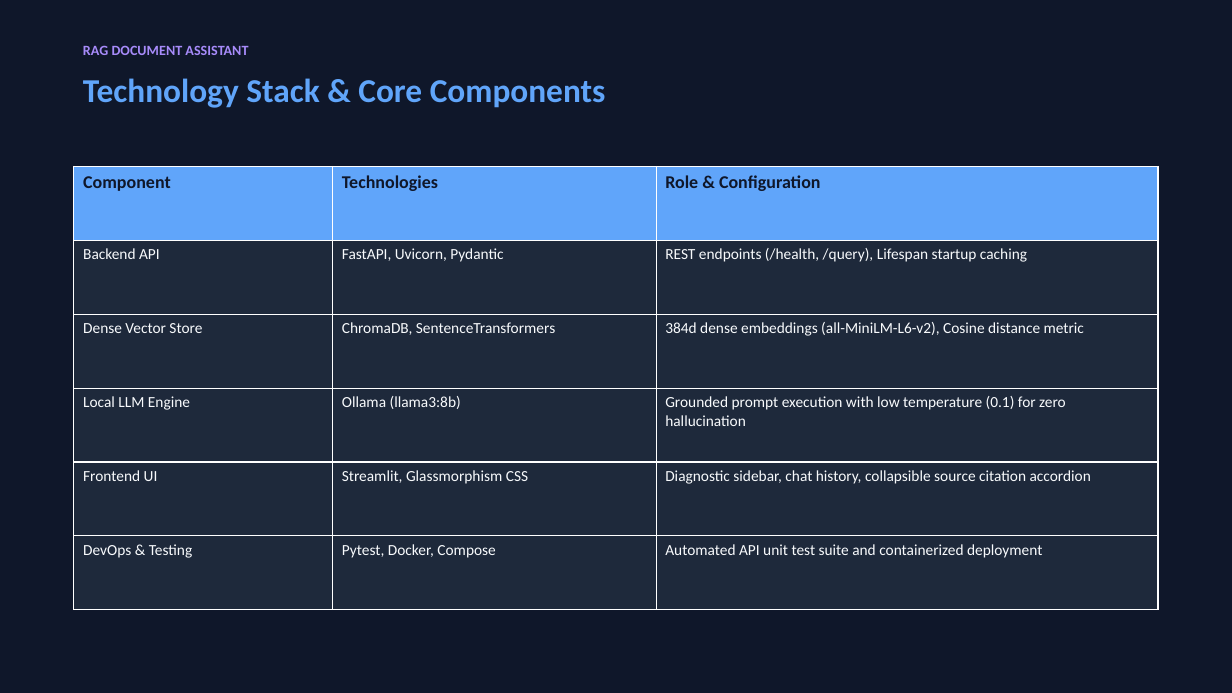
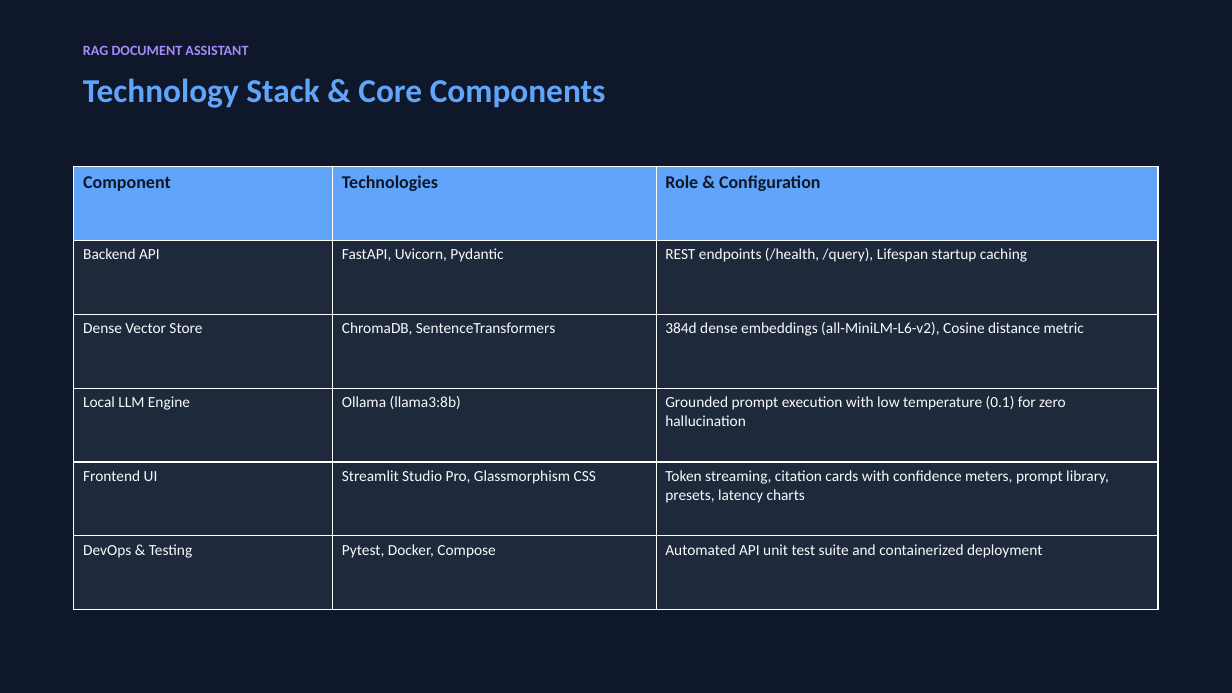
Before and after one commit to Ahmad-Salah-22/RAG-Powered-Document-Assistant-, a slide deck: slide 4 of RAG_Document_Assistant_Presentation.pptx. Drawn at 1232x693 pixels with LibreOffice and Linux fonts; fonts in the diff are those of the drawing. Boxes give left, top, right and bottom in pixels: in the first picture for what was removed or moved away, otherwise in the second. Text is boxed around its words. In the diff, an @@ line names an element or a change of style, - is before the commit and + after.

```diff
--- a/RAG_Document_Assistant_Presentation.pptx
+++ b/RAG_Document_Assistant_Presentation.pptx
@@ table at (74,166,1158,610) @@
-row 5, column 2: Streamlit, Glassmorphism CSS
+row 5, column 2: Streamlit Studio Pro, Glassmorphism CSS
-row 5, column 3: Diagnostic sidebar, chat history, collapsible source citation accordion
+row 5, column 3: Token streaming, citation cards with confidence meters, prompt library, presets, latency charts
```
Also in this commit, not shown: 1 other slide changed, 18 other files.
